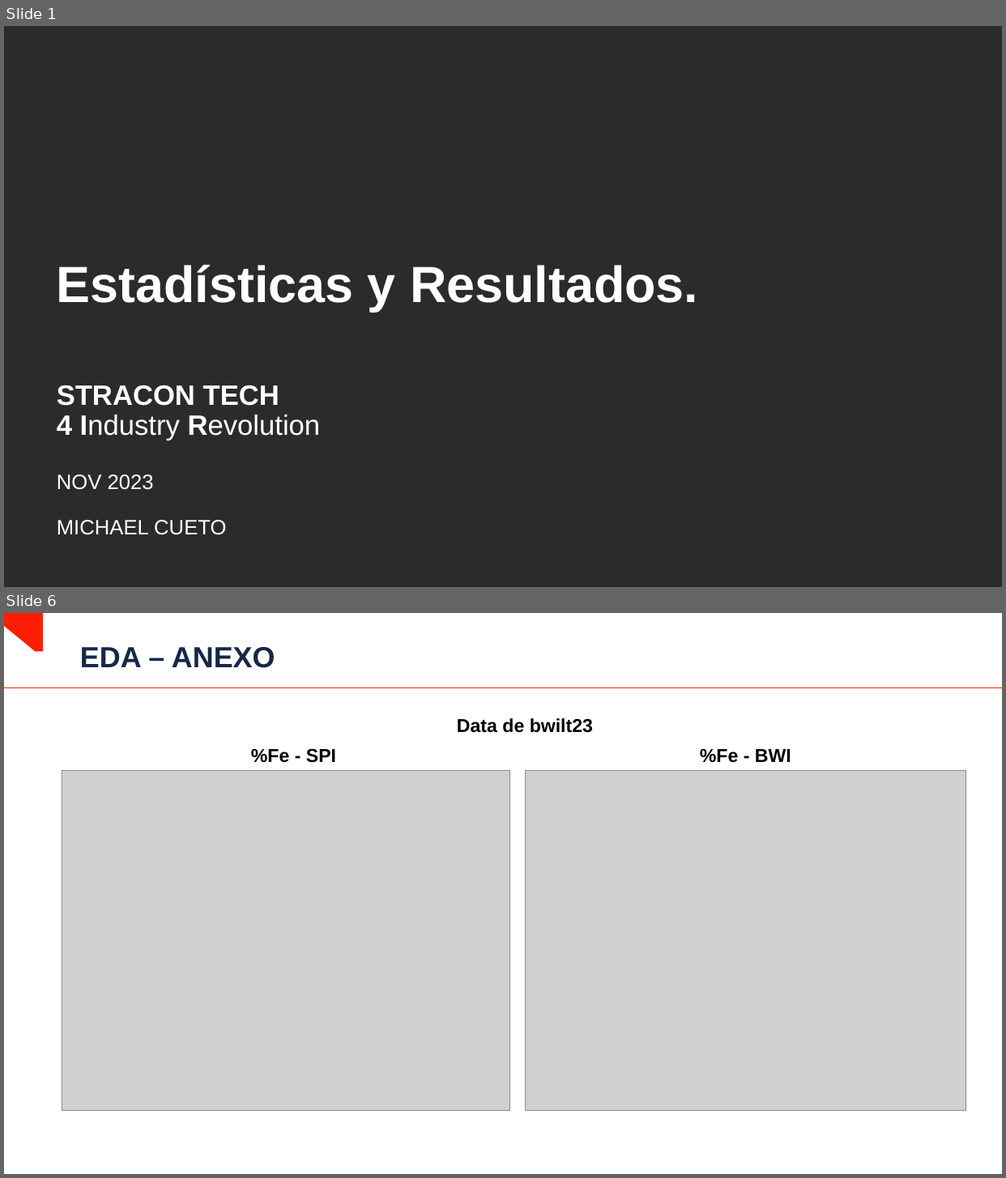
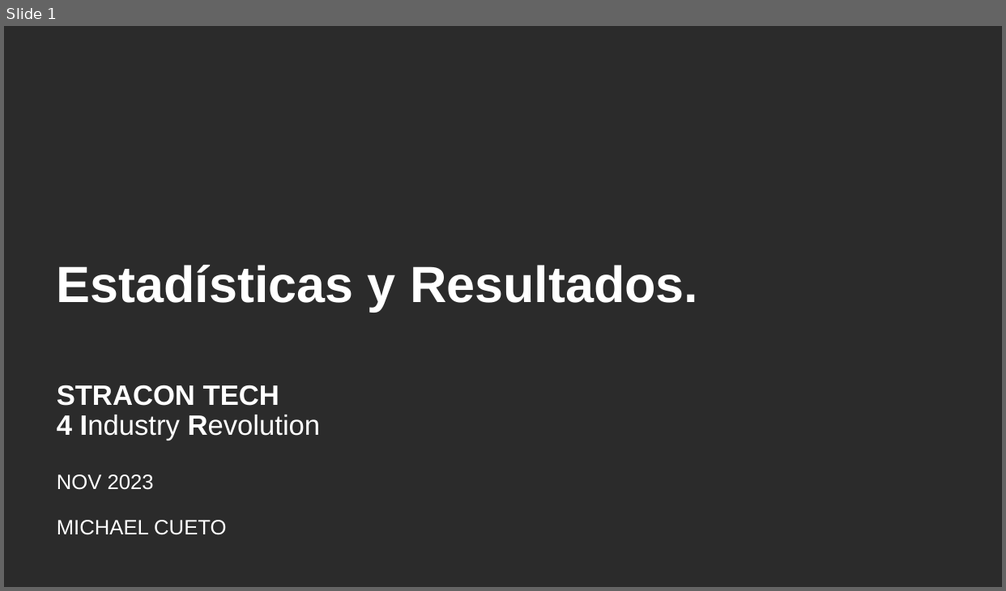
Before and after one commit to MichaelCueto/GeologyML23, a slide deck: 01_Analisis/Estadisticas y Resultados.pptx. Shown one above the other, each under a label of ours: slides 1 and 6 before the commit, slide 1 after it; the slides between them are not shown. The pictures are 1006x1178 and 1006x591 pixels, drawn with LibreOffice and Linux fonts; fonts in the diff are those of the drawing; grey boxes stand for pictures; background and template pictures are left out; a plain dark background stands for a picture behind light text. Boxes give left, top, right and bottom in pixels: in the first picture for what was removed or moved away, otherwise in the second. Text is boxed around its words. In the diff, an @@ line names an element or a change of style, - is before the commit and + after.

```diff
--- a/01_Analisis/Estadisticas y Resultados.pptx
+++ b/01_Analisis/Estadisticas y Resultados.pptx
@@ slide 6 removed at (x1=4, y1=613, x2=1002, y2=1174), background #FFFFFF @@
@@ freeform shape removed at (x1=4, y1=613, x2=43, y2=651) @@
@@ title removed at (x1=80, y1=647, x2=275, y2=668) @@
-EDA – ANEXO
@@ line removed from (4, 688) to (1002, 688) @@
@@ text removed at (x1=457, y1=718, x2=593, y2=733) @@
-Data de bwilt23
@@ text removed at (x1=251, y1=749, x2=336, y2=763) @@
-%Fe - SPI
@@ text removed at (x1=700, y1=749, x2=791, y2=763) @@
-%Fe - BWI
@@ picture removed at (x1=62, y1=770, x2=510, y2=1111) @@
@@ picture removed at (x1=525, y1=770, x2=967, y2=1111) @@
```
Also in this commit, not shown: 2 slides changed, 4 slides added, 4 other slides removed, 11 other files.
